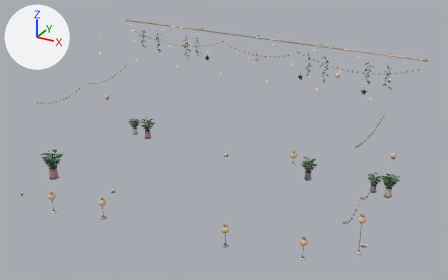
What one commit did to the glTF model public/assets/models/decor/room-dressing.glb.
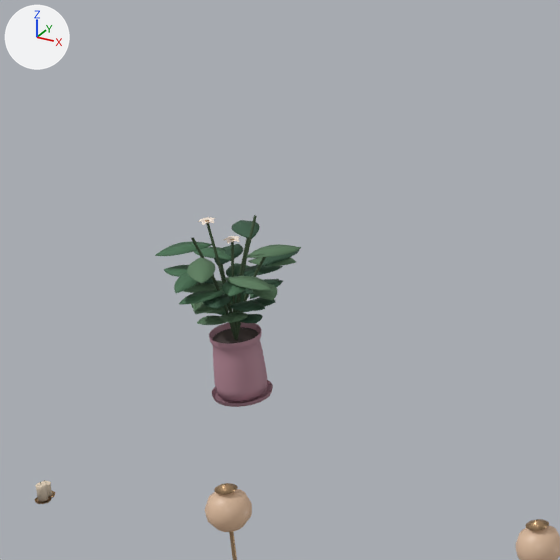
Each version is shown whole from a camera (50 mm lens) standing at (15.99, -26.31, 17.26) and looking at (0.85, 1.2, 3.5), then close up on the part from 3% to 24% of the width and 41% to 73% of the height. Every picture has the same lights, and +X, +Y and +Z are marked at upper left. The first two pictures are the older version. Vertices at exactly the same position are counted once.

The scene before the commit, as lines of its bpy script (objects in view):
```python
ob_batched_fixture_frosted_ivory_glass = bpy.data.objects.new('Batched_Fixture_Frosted_Ivory_Glass', me_archpendant_00_opal_mesh)
ob_batched_fixture_frosted_ivory_glass.location = (0.0, 0.0, 0.0)
ob_batched_leaf_sage_dark = bpy.data.objects.new('Batched_Leaf_Sage_Dark', me_botanical_00_leaf_00_00_mesh)
ob_batched_leaf_sage_dark.location = (0.0, 0.0, 0.0)
ob_batched_leaf_sage_mid = bpy.data.objects.new('Batched_Leaf_Sage_Mid', me_botanical_00_leaf_00_01_mesh)
ob_batched_leaf_sage_mid.location = (0.0, 0.0, 0.0)
ob_batched_leaf_sage_soft = bpy.data.objects.new('Batched_Leaf_Sage_Soft', me_botanical_00_leaf_00_02_mesh)
ob_batched_leaf_sage_soft.location = (0.0, 0.0, 0.0)
ob_batched_pot_dusty_rose_ceramic = bpy.data.objects.new('Batched_Pot_Dusty_Rose_Ceramic', me_botanical_01_saucer_mesh)
ob_batched_pot_dusty_rose_ceramic.location = (0.0, 0.0, 0.0)
ob_batched_vine_stem_sage = bpy.data.objects.new('Batched_Vine_Stem_Sage', me_botanical_00_branch_00_curve)
ob_batched_vine_stem_sage.location = (0.0, 0.0, 0.0)
```
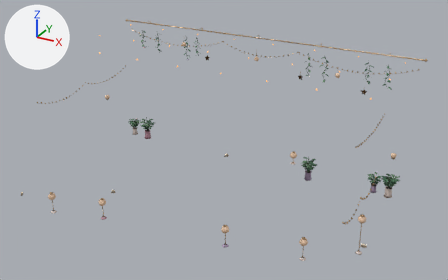
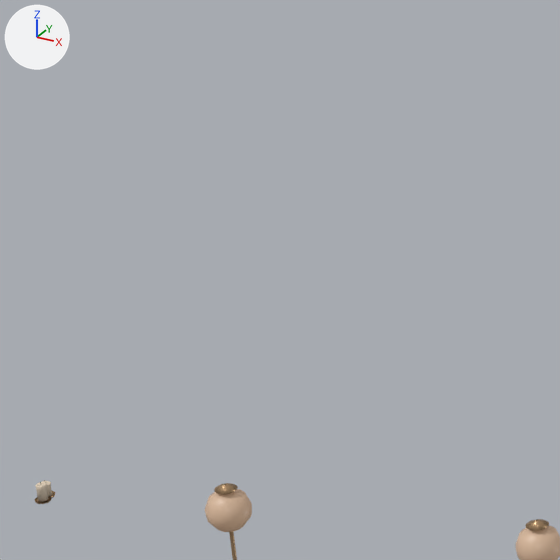
Changed parts and their boxes [x1, y1, x2, y2] in the close-ups (560 x 560 px):
'Batched_Pot_Dusty_Rose_Ceramic', reshaped (not visible afterwards)
    before: [209, 322, 273, 407]
'Batched_Leaf_Sage_Soft', reshaped (not visible afterwards)
    before: [183, 244, 301, 325]
'Batched_Leaf_Sage_Mid', reshaped (not visible afterwards)
    before: [155, 242, 279, 315]
'Batched_Leaf_Sage_Dark', reshaped (not visible afterwards)
    before: [203, 220, 299, 323]
'Batched_Vine_Stem_Sage', reshaped (not visible afterwards)
    before: [40, 215, 266, 484]
part 1 of me_botanical_00_branch_00_curve, deleted
    before: [191, 215, 266, 340]
part 5 of me_botanical_01_saucer_mesh, deleted
    before: [209, 322, 267, 401]
part 6 of me_botanical_01_saucer_mesh, deleted
    before: [212, 380, 273, 407]

Edits to the bpy script that builds the scene:
```text
Change me_botanical_00_branch_00_curve:
    used by ob_batched_vine_stem_sage; location = (0.0, 0.0, 0.0)
    remove me_botanical_00_branch_00_curve.from_pydata(...)  # 15088 vertices, 29120 faces; spans x -9.5..9.5, y -4.3..6.6, z 0.1..7.5
    add me_botanical_00_branch_00_curve.from_pydata(...)  # 13232 vertices, 25536 faces; spans x -9.4..9.5, y -4.3..6.6, z 0.1..7.5
    me_botanical_00_branch_00_curve part 1: 8 loose pieces with 1856 vertices, spanning x -9.5..-8.9, y -2.1..-1.4, z 0.6..1.8, are deleted
Change me_botanical_00_leaf_00_00_mesh:
    used by ob_batched_leaf_sage_dark; location = (0.0, 0.0, 0.0)
    remove me_botanical_00_leaf_00_00_mesh.from_pydata(...)  # 5096 vertices, 9828 faces; spans x -9.8..9.4, y -2.2..6.7, z 0.6..7.4
    add me_botanical_00_leaf_00_00_mesh.from_pydata(...)  # 4536 vertices, 8748 faces; spans x -9.4..9.4, y 5.1..6.7, z 0.6..7.4
    me_botanical_00_leaf_00_00_mesh part 2: 10 loose pieces with 560 vertices, spanning x -9.8..-8.7, y -2.2..-1.1, z 0.9..1.6, are deleted
Change me_botanical_00_leaf_00_01_mesh:
    used by ob_batched_leaf_sage_mid; location = (0.0, 0.0, 0.0)
    remove me_botanical_00_leaf_00_01_mesh.from_pydata(...)  # 5096 vertices, 9828 faces; spans x -9.9..9.7, y -2.5..6.7, z 0.6..7.4
    add me_botanical_00_leaf_00_01_mesh.from_pydata(...)  # 4480 vertices, 8640 faces; spans x -9.5..9.7, y 5.1..6.7, z 0.6..7.4
    me_botanical_00_leaf_00_01_mesh part 3: 11 loose pieces with 616 vertices, spanning x -9.9..-8.8, y -2.5..-1.3, z 0.9..1.6, are deleted
Change me_botanical_00_leaf_00_02_mesh:
    used by ob_batched_leaf_sage_soft; location = (0.0, 0.0, 0.0)
    remove me_botanical_00_leaf_00_02_mesh.from_pydata(...)  # 5040 vertices, 9720 faces; spans x -9.7..9.6, y -2.4..6.8, z 0.6..7.4
    add me_botanical_00_leaf_00_02_mesh.from_pydata(...)  # 4424 vertices, 8532 faces; spans x -9.3..9.6, y 5.0..6.8, z 0.6..7.4
    me_botanical_00_leaf_00_02_mesh part 4: 11 loose pieces with 616 vertices, spanning x -9.7..-8.5, y -2.4..-1.3, z 0.9..1.6, are deleted
Change me_botanical_01_saucer_mesh:
    used by ob_batched_pot_dusty_rose_ceramic; location = (0.0, 0.0, 0.0)
    remove me_botanical_01_saucer_mesh.from_pydata(...)  # 832 vertices, 1344 faces; spans x -9.54..-3.44, y -4.26..6.19, z 0.0..0.69
    add me_botanical_01_saucer_mesh.from_pydata(...)  # 480 vertices, 768 faces; spans x -8.04..-3.44, y -4.26..6.19, z 0.0..0.56
    me_botanical_01_saucer_mesh part 5: the loose piece of 256 vertices spanning x -9.5..-9.0, y -2.05..-1.55, z 0.05..0.69 is deleted
    me_botanical_01_saucer_mesh part 6: the loose piece of 96 vertices spanning x -9.54..-8.96, y -2.09..-1.51, z 0.02..0.06 is deleted
```
